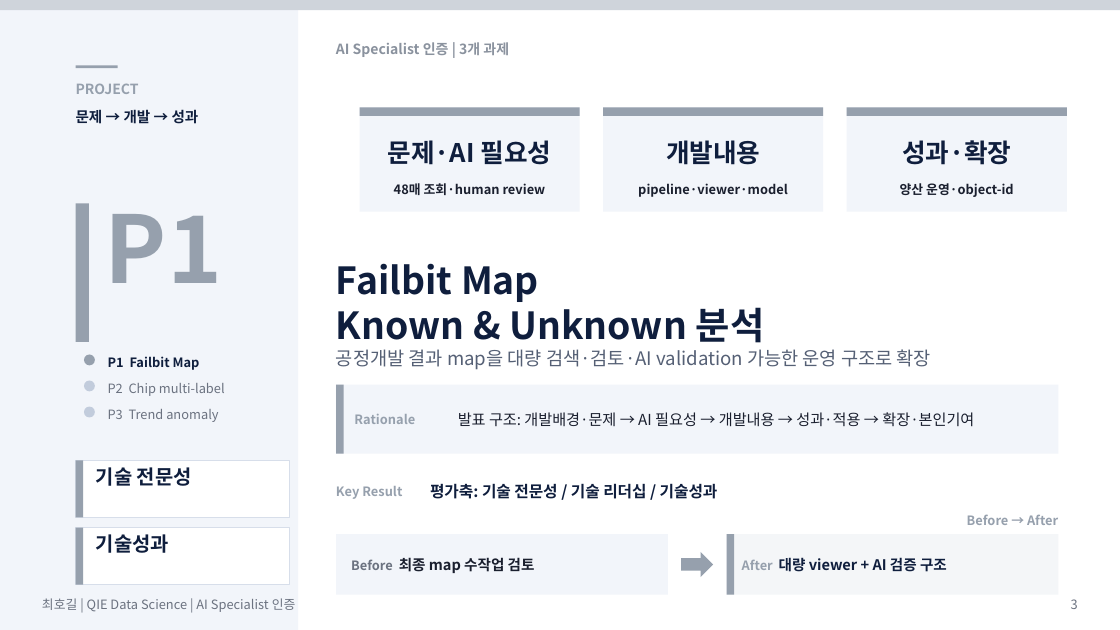
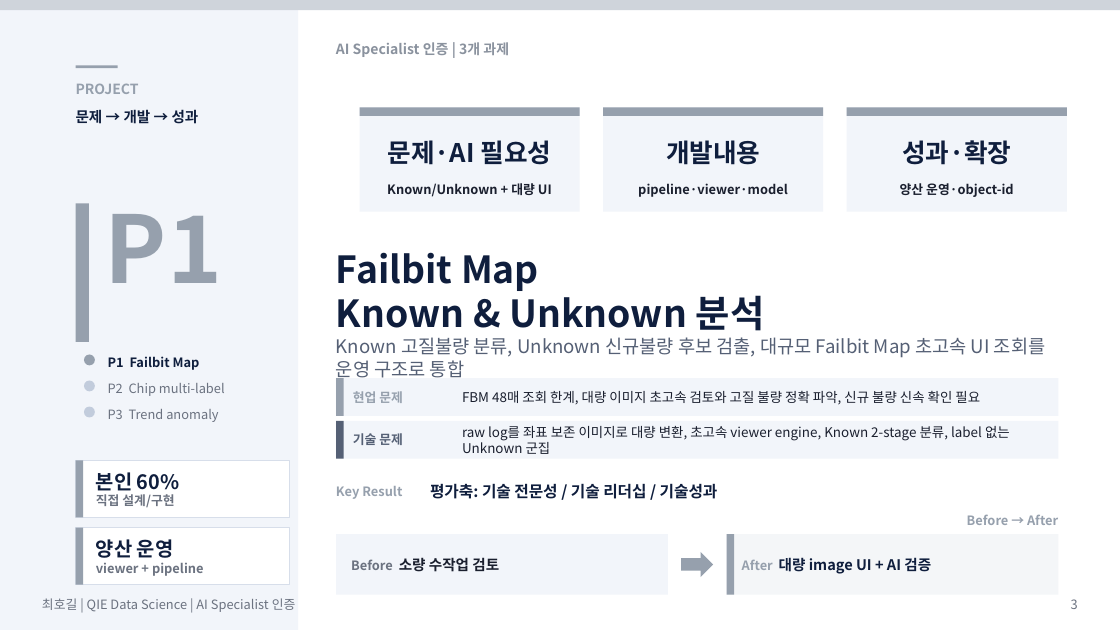
Before and after one commit to hogil/fbm_paper, a slide deck: slide 3 of recommendation/presentation/'26년 AI Specialist 면접 심사 자료_메모리사업부_최호길_평가항목_summary.pptx. Drawn at 1120x630 pixels with LibreOffice and Linux fonts; fonts in the diff are those of the drawing. Boxes give left, top, right and bottom in pixels: in the first picture for what was removed or moved away, otherwise in the second. Text is boxed around its words. In the diff, an @@ line names an element or a change of style, - is before the commit and + after.

Commit message:
Align AI certification deck with scoring rubric

```diff
--- a/recommendation/presentation/'26년 AI Specialist 면접 심사 자료_메모리사업부_최호길_평가항목_summary.pptx
+++ b/recommendation/presentation/'26년 AI Specialist 면접 심사 자료_메모리사업부_최호길_평가항목_summary.pptx
@@ text at box(387, 183, 552, 197): text changed @@
-48매 조회·human review
+Known/Unknown + 대량 UI
@@ text at box(336, 337, 1045, 382): text changed @@
-공정개발 결과 map을 대량 검색·검토·AI validation 가능한 운영 구조로 확장
+Known 고질불량 분류, Unknown 신규불량 후보 검출, 대규모 Failbit Map 초고속 UI 조회를 운영 구조로 통합
@@ rectangle: place and size @@
-rectangle at box(336, 385, 344, 454)
+rectangle at box(336, 378, 344, 416)
@@ rectangle added at box(336, 378, 1059, 416), fill #F2F5FA @@
@@ text added at box(353, 391, 403, 403), 11 pt, text #96A0AD, bold @@
+현업 문제
@@ text removed at box(354, 414, 415, 424) @@
-Rationale
@@ text removed at box(458, 412, 974, 427) @@
-발표 구조: 개발배경·문제 → AI 필요성 → 개발내용 → 성과·적용 → 확장·본인기여
@@ text added at box(462, 391, 980, 405), 11.5 pt, text #1A1F2E @@
+FBM 48매 조회 한계, 대량 이미지 초고속 검토와 고질 불량 정확 파악, 신규 불량 신속 확인 필요
@@ rectangle: place and size @@
-rectangle at box(336, 385, 1059, 454)
+rectangle at box(336, 421, 1059, 459)
@@ rectangle added at box(336, 421, 344, 459), fill #556075 @@
@@ text added at box(353, 433, 403, 445), 11 pt, text #556075, bold @@
+기술 문제
@@ text added at box(462, 426, 1010, 454), 11.5 pt, text #1A1F2E @@
+raw log를 좌표 보존 이미지로 대량 변환, 초고속 viewer engine, Known 2-stage 분류, label 없는 Unknown 군집
@@ text at box(96, 472, 180, 507): text changed; size 17 to 11 pt; text colour #0F1E3D to #6B7280 @@
-기술 전문성
+본인 60%
+직접 설계/구현
@@ text at box(96, 539, 204, 576): text changed; size 17 to 11 pt; text colour #0F1E3D to #6B7280 @@
-기술성과
+양산 운영
+viewer + pipeline
@@ text at box(351, 557, 499, 572): text changed @@
-Before 최종 map 수작업 검토
+Before 소량 수작업 검토
@@ text at box(742, 558, 931, 574): text changed @@
-After 대량 viewer + AI 검증 구조
+After 대량 image UI + AI 검증
```
Also in this commit, not shown: 4 other slides changed, 1 slide added, 2 other files.
